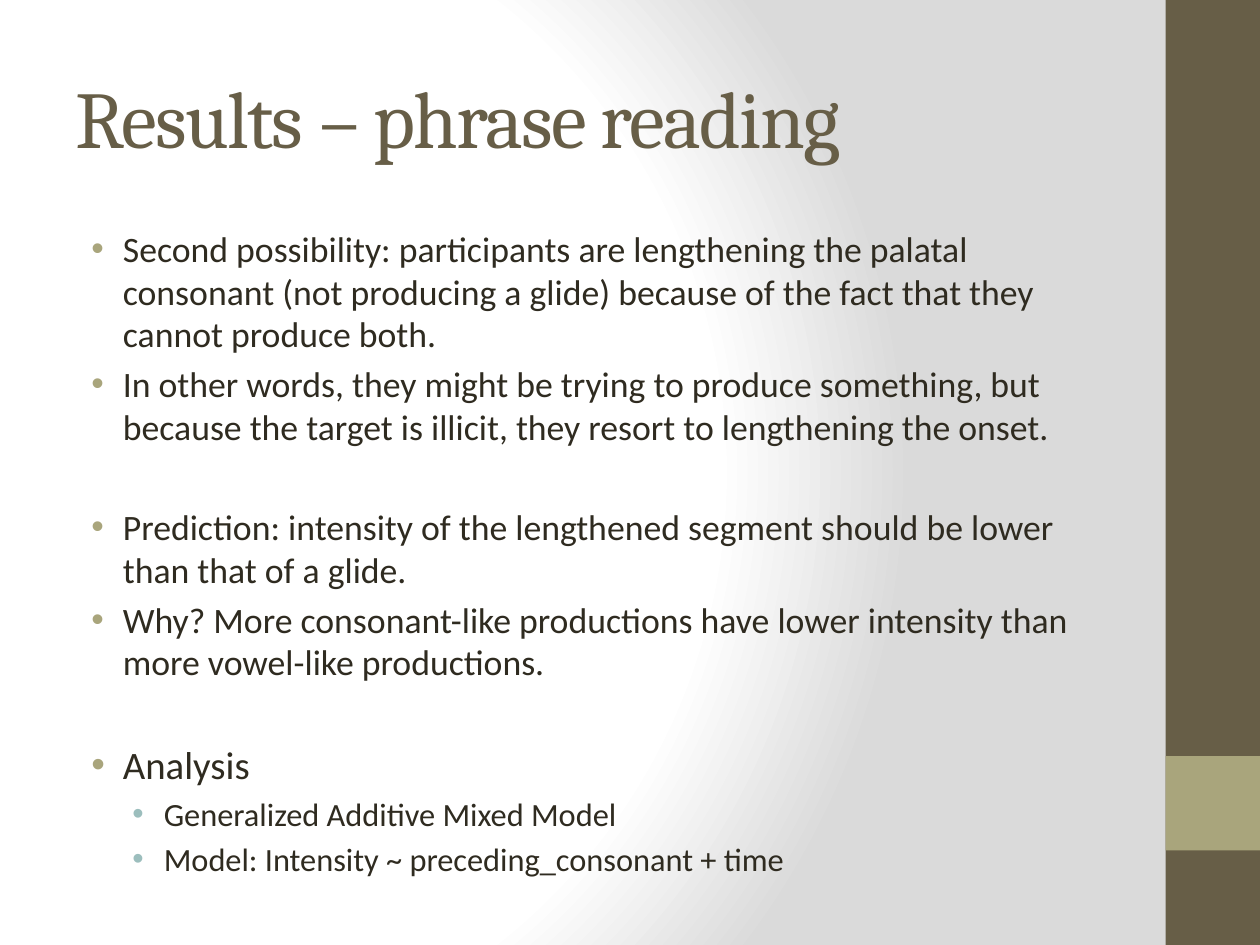
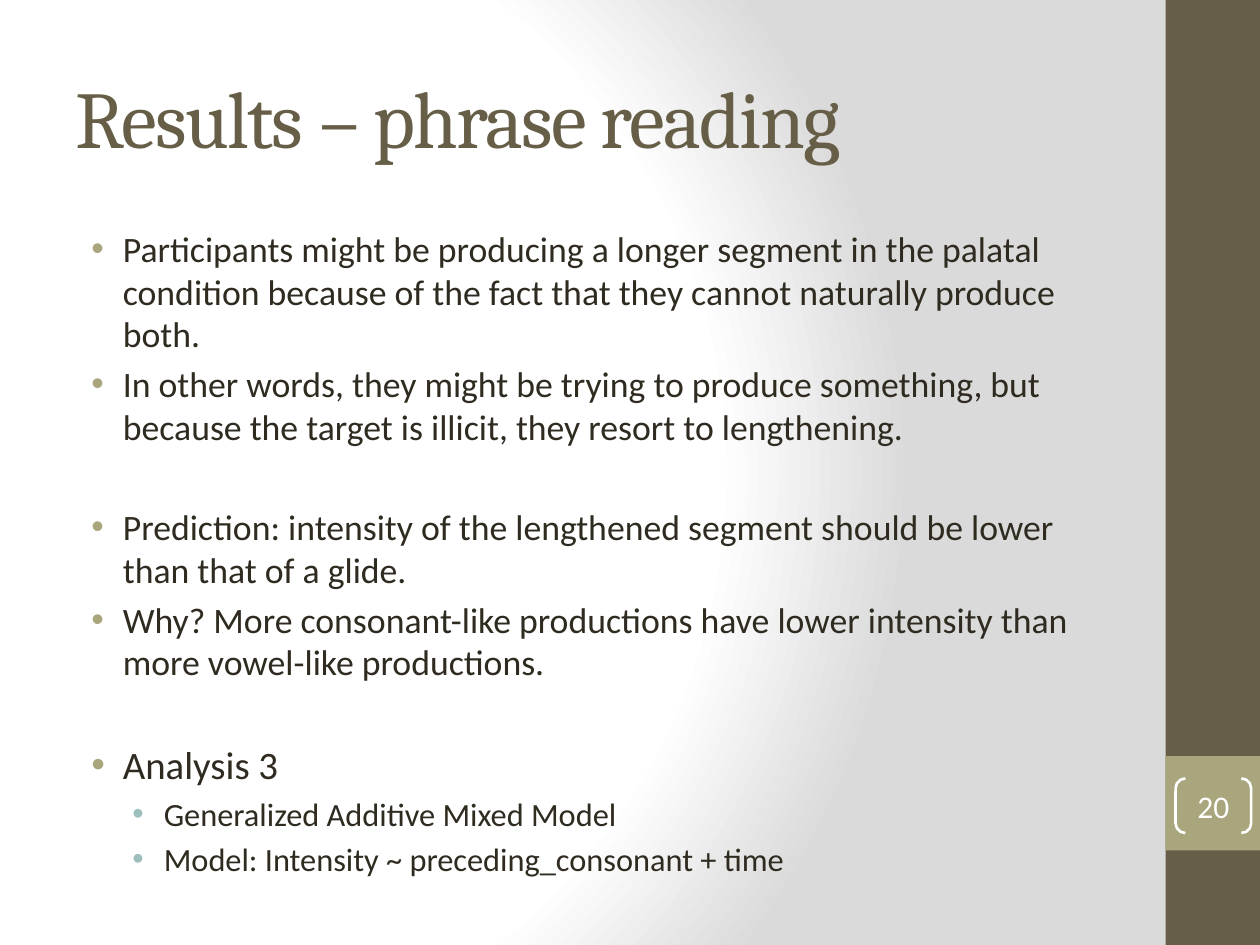
Before and after one commit to jvcasillas/glide_affiliation, a slide deck: slide 20 of Colina, Casillas & Díaz HLS 2018.pptx (slide 21 before the commit). Drawn at 1260x945 pixels with LibreOffice and Linux fonts; fonts in the diff are those of the drawing. Boxes give left, top, right and bottom in pixels: in the first picture for what was removed or moved away, otherwise in the second. Text is boxed around its words. In the diff, an @@ line names an element or a change of style, - is before the commit and + after.

Commit message:
updates to analysis

```diff
--- a/Colina, Casillas & Díaz HLS 2018.pptx
+++ b/Colina, Casillas & Díaz HLS 2018.pptx
@@ text at box(123, 237, 1055, 446): text changed @@
-• Second possibility: participants are lengthening the palatal consonant (not producing a glide) because of the fact that they cannot produce both.
-• In other words, they might be trying to produce something, but because the target is illicit, they resort to lengthening the onset.
+• Participants might be producing a longer segment in the palatal condition because of the fact that they cannot naturally produce both.
+• In other words, they might be trying to produce something, but because the target is illicit, they resort to lengthening.
@@ text at box(123, 752, 278, 786): text changed @@
-• Analysis
+• Analysis 3
@@ page number added at box(1176, 779, 1251, 833), outline #FFFFFF 1.5 pt, 18 pt, text #FFFFFF @@
+20
```
Also in this commit, not shown: 22 other slides changed, 6 slides added, 6 slides removed.
